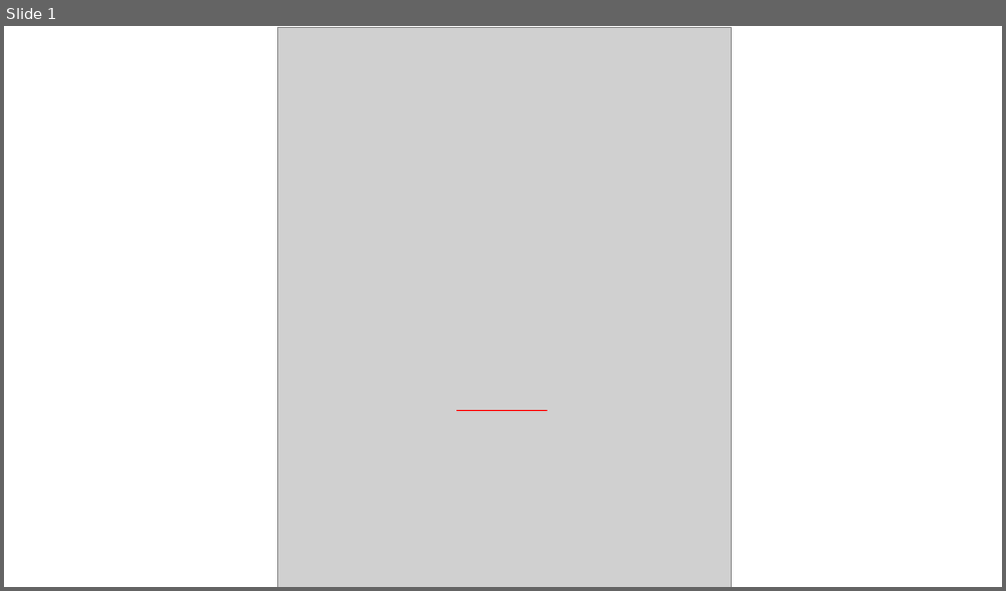
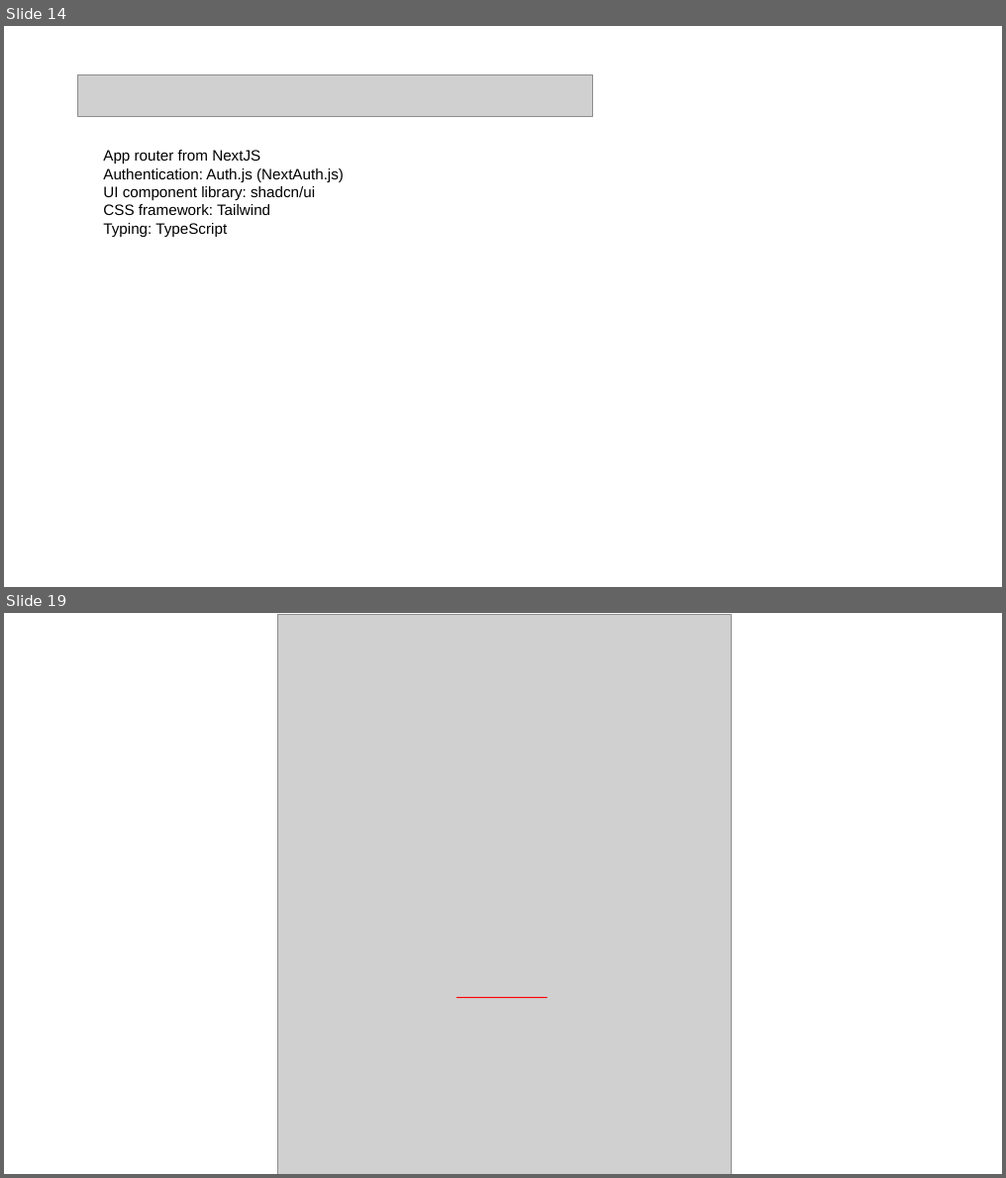
Before and after one commit to robertdrucker/authy, a slide deck: notes/notes.odp. Shown one above the other, each under a label of ours: slide 1 before the commit, slides 14 and 19 after it; the slides between them are not shown. The pictures are 1006x591 and 1006x1178 pixels, drawn with LibreOffice and Linux fonts; fonts in the diff are those of the drawing; grey boxes stand for pictures. Boxes give left, top, right and bottom in pixels: in the first picture for what was removed or moved away, otherwise in the second. Text is boxed around its words. In the diff, an @@ line names an element or a change of style, - is before the commit and + after.

```diff
--- a/notes/notes.odp
+++ b/notes/notes.odp
@@ slide 14 added at <box>4,26,1002,587</box>, background #FFFFFF @@
@@ picture added at <box>78,75,593,116</box> @@
@@ text added at <box>103,150,344,237</box>, 12 pt, text #000000 @@
+App router from NextJS
+Authentication: Auth.js (NextAuth.js)
+UI component library: shadcn/ui
+CSS framework: Tailwind
+Typing: TypeScript
@@ what was slide 1 is now slide 19 @@
```
Also in this commit, not shown: 2 slides changed, 25 other slides added, 2 slides removed, 2 other files.
